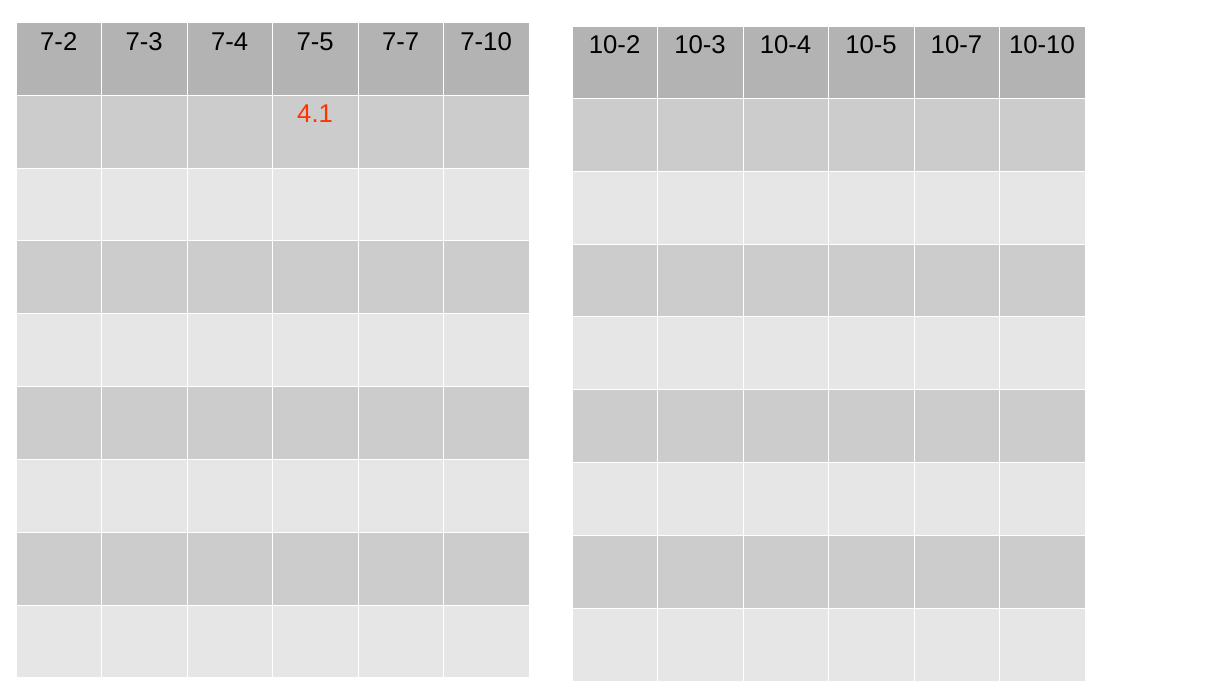
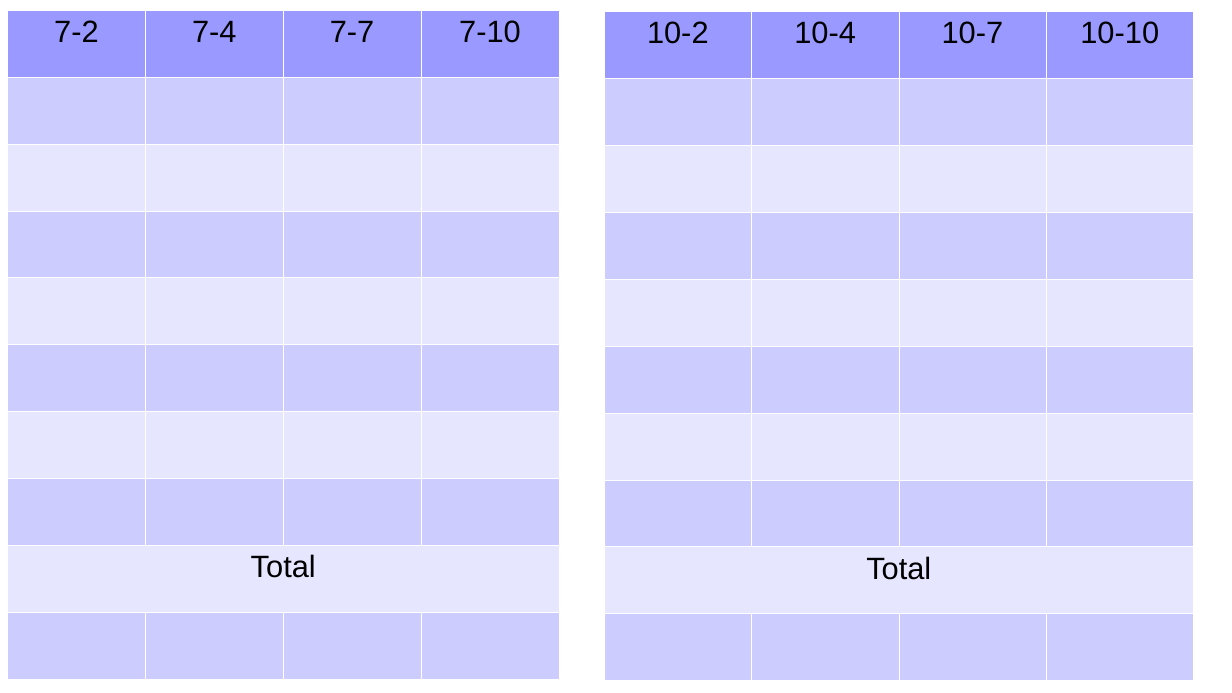
Before and after one commit to Jisha-George/AutonomousRoboticSystem, a slide deck: slide 3 of Test.pptx (slide 4 before the commit). Drawn at 1232x693 pixels with LibreOffice and Linux fonts; fonts in the diff are those of the drawing. Boxes give left, top, right and bottom in pixels: in the first picture for what was removed or moved away, otherwise in the second. Text is boxed around its words. In the diff, an @@ line names an element or a change of style, - is before the commit and + after.

```diff
--- a/Test.pptx
+++ b/Test.pptx
@@ table at box(7, 10, 558, 665) @@
-7-2 | 7-3 | 7-4 | 7-5 | 7-7 | 7-10
- |  |  | 4.1 |  | 
- |  |  |  |  | 
- |  |  |  |  | 
- |  |  |  |  | 
- |  |  |  |  | 
- |  |  |  |  | 
- |  |  |  |  | 
- |  |  |  |  | 
+7-2 | 7-4 | 7-7 | 7-10
+ |  |  | 
+ |  |  | 
+ |  |  | 
+ |  |  | 
+ |  |  | 
+ |  |  | 
+ |  |  | 
+Total |  |  | 
+ |  |  | 
@@ table: place and size @@
-table at box(16, 22, 527, 458)
+table at box(7, 10, 558, 665)
@@ table at box(604, 11, 1192, 666) @@
-10-2 | 10-3 | 10-4 | 10-5 | 10-7 | 10-10
- |  |  |  |  | 
- |  |  |  |  | 
- |  |  |  |  | 
- |  |  |  |  | 
- |  |  |  |  | 
- |  |  |  |  | 
- |  |  |  |  | 
- |  |  |  |  | 
+10-2 | 10-4 | 10-7 | 10-10
+ |  |  | 
+ |  |  | 
+ |  |  | 
+ |  |  | 
+ |  |  | 
+ |  |  | 
+ |  |  | 
+Total |  |  | 
+ |  |  | 
@@ table: place and size @@
-table at box(572, 26, 1083, 462)
+table at box(604, 11, 1192, 666)
```
Also in this commit, not shown: 1 other slide changed, 1 slide added, 2 slides removed, 1 other file.
